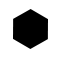
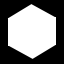
Two versions of the same layered image (64×64). Layer-by-layer changes:
removed layer "Polygon 1" over [13, 9, 48, 49]
renamed "Layer 0 copy" to "Polygon 3", painted on it over [7, 0, 57, 60]
painted on "Layer 1" over [0, 0, 64, 64]
